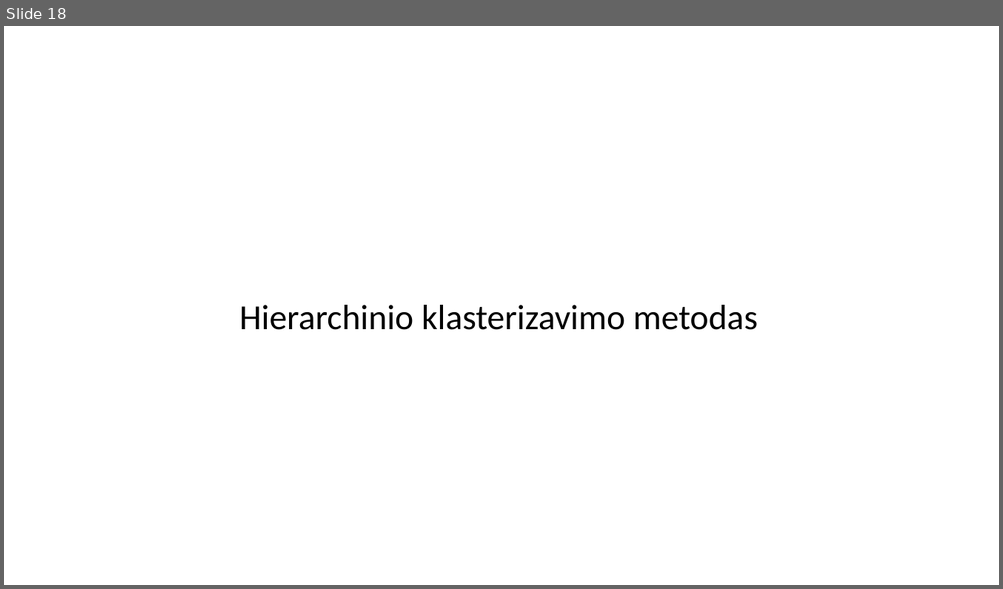
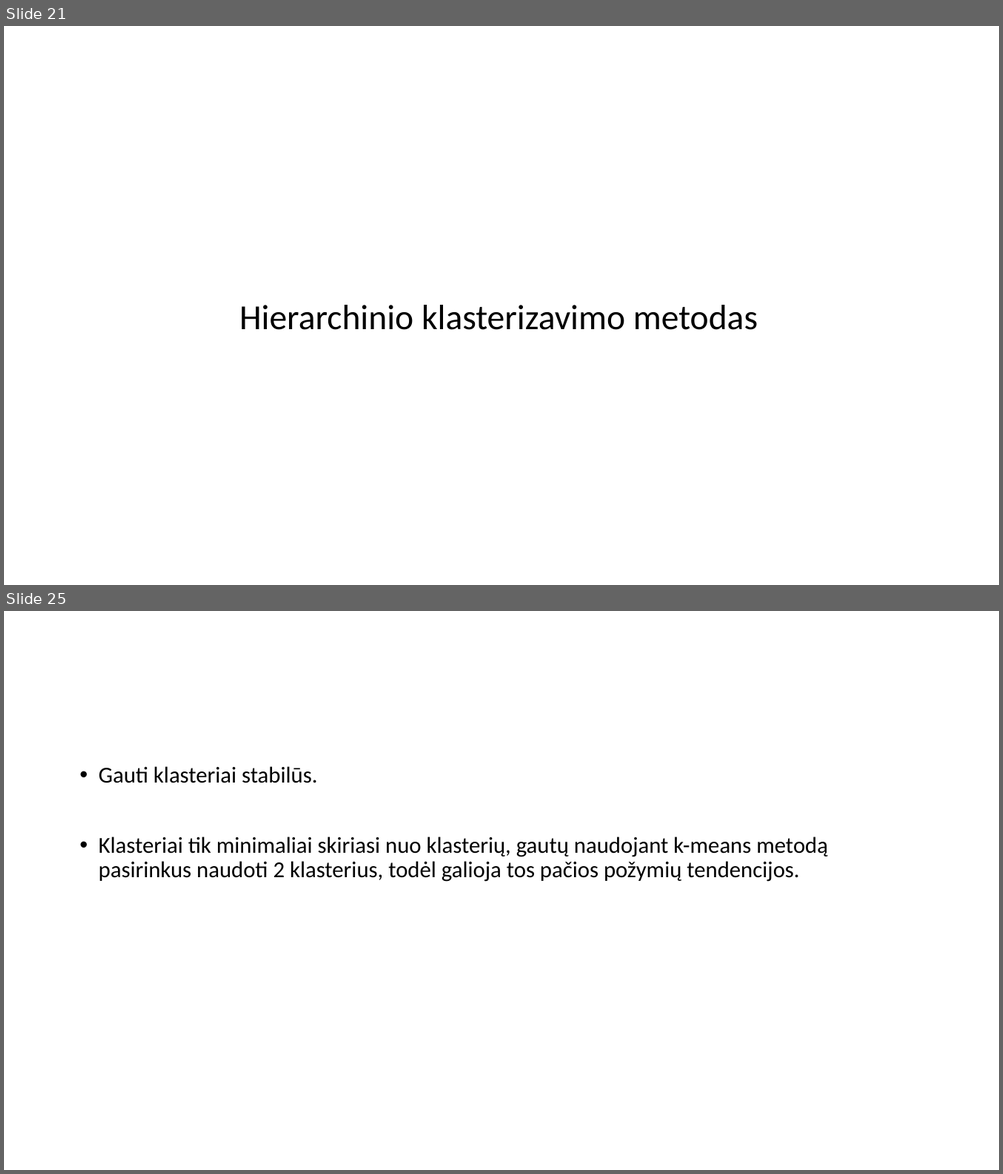
Before and after one commit to dovmar/PDVS, a slide deck: Lab_3/Pristatymas.pptx. Shown one above the other, each under a label of ours: slide 18 before the commit, slides 21 and 25 after it; the slides between them are not shown. The pictures are 1003x589 and 1003x1174 pixels, drawn with LibreOffice and Linux fonts; fonts in the diff are those of the drawing. Boxes give left, top, right and bottom in pixels: in the first picture for what was removed or moved away, otherwise in the second. Text is boxed around its words. In the diff, an @@ line names an element or a change of style, - is before the commit and + after.

```diff
--- a/Lab_3/Pristatymas.pptx
+++ b/Lab_3/Pristatymas.pptx
@@ slide 25 added at bbox=[4, 611, 999, 1170], background #FFFFFF @@
@@ text added at bbox=[99, 766, 828, 882], 22 pt, text #000000 @@
+• Gauti klasteriai stabilūs.
+• Klasteriai tik minimaliai skiriasi nuo klasterių, gautų naudojant k-means metodą pasirinkus naudoti 2 klasterius, todėl galioja tos pačios požymių tendencijos.
@@ what was slide 18 is now slide 21 @@
```
Also in this commit, not shown: 1 slide changed, 8 other slides added, 3 slides removed, 5 other files.
